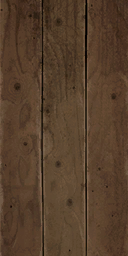
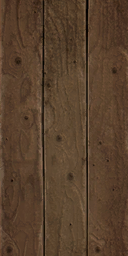
Layers edited between the first and the second (128, 256) image:
painted on "diffuse" over [0, 0, 128, 256]
showed "normal", painted on it over [0, 0, 128, 256]
